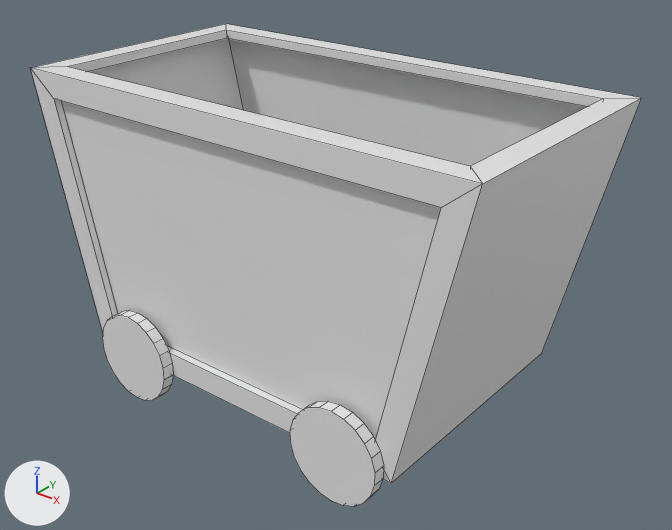
Before and after pictures for a commit that changed the FBX model Assets/3DModels/Scenario Objects/wagon.fbx.
Rendered twice from a camera (50 mm lens) standing at (4.03, -4.85, 2.45) and looking at (0.15, -0.01, -0.55). The lights are fixed; the arrows at lower left show +X, +Y and +Z. Mesh edges are drawn as thin lines.

The older version as bpy lines, for what is in view:
```python
mat_material = principled_material('Material')
mat_material.base_color = (0.8, 0.8, 0.8)  # white #e7e7e7
mat_material.roughness = 0.4
me_circle = bpy.data.meshes.new('Circle')
me_circle.from_pydata(...)  # a 22-sided cylinder along y spanning x -1.31..-0.62, y -0.05..0.05, z -0.35..0.35; a 22-sided cylinder along y spanning x 0.62..1.31, y -0.05..0.05, z -0.35..0.35
me_cube_001 = bpy.data.meshes.new('Cube.001')
me_cube_001.from_pydata(...)  # 40 vertices, 38 faces; spans x -1.88..1.88, y -1.0..1.0, z -1.0..1.11
me_cube_001.materials.append(mat_material)  # white #e7e7e7
ob_circle = bpy.data.objects.new('Circle', me_circle)
ob_circle.location = (0.014, -1.042, -1.259)
ob_cube = bpy.data.objects.new('Cube', me_cube_001)
ob_cube.location = (0.0, 0.0, -0.316)
```
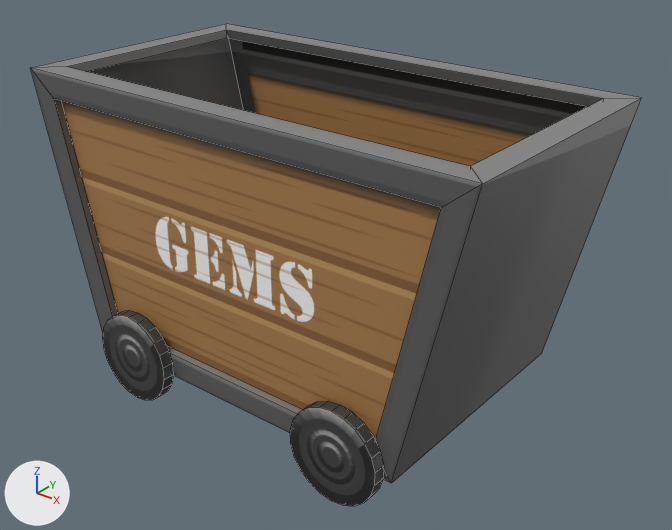
The change, as a diff of the scene's bpy script:
```diff
--- a/Assets/3DModels/Scenario Objects/wagon.fbx.py
+++ b/Assets/3DModels/Scenario Objects/wagon.fbx.py
@@ img_wheel_png @@
+img_wheel_png = load_image('wheel.png', '../../Textures/Scenario Objects/Minecart/wheel.png', 1024, 1024, 'sRGB')
@@ img_cart_png @@
+img_cart_png = load_image('cart.png', '../../Textures/Scenario Objects/Minecart/cart.png', 1024, 1024, 'sRGB')
@@ mat_material @@
 mat_material = principled_material('Material')
-mat_material.base_color = (0.8, 0.8, 0.8)  # white #e7e7e7
+mat_material.texture = img_cart_png
 mat_material.roughness = 0.4
@@ mat_material_001 @@
+mat_material_001 = principled_material('Material.001')
+mat_material_001.texture = img_wheel_png
@@ me_circle @@
 me_circle.from_pydata(...)  # 88 vertices, 48 faces; spans x -1.31..1.31, y -0.05..0.05, z -0.35..0.35
 # used by ob_circle; location = (0.014, -1.042, -1.259)
+# me_circle part 1
+# 24 faces are deleted
+# 24 new faces join them
+# me_circle part 2
+# 24 faces are deleted
+# 24 new faces join them
+me_circle.materials.append(mat_material_001)  # picture img_wheel_png
```

Boxes [x1, y1, x2, y2] around the edits, measured in the pictures (672 x 530 px; the box of a moved part takes in the faces that stretch with it):
'Cube', surface changed: [31, 24, 641, 483] in both
part 1 of me_circle, moved or reshaped: [102, 310, 174, 400] in both
part 2 of me_circle, moved or reshaped: [290, 401, 384, 506] in both
